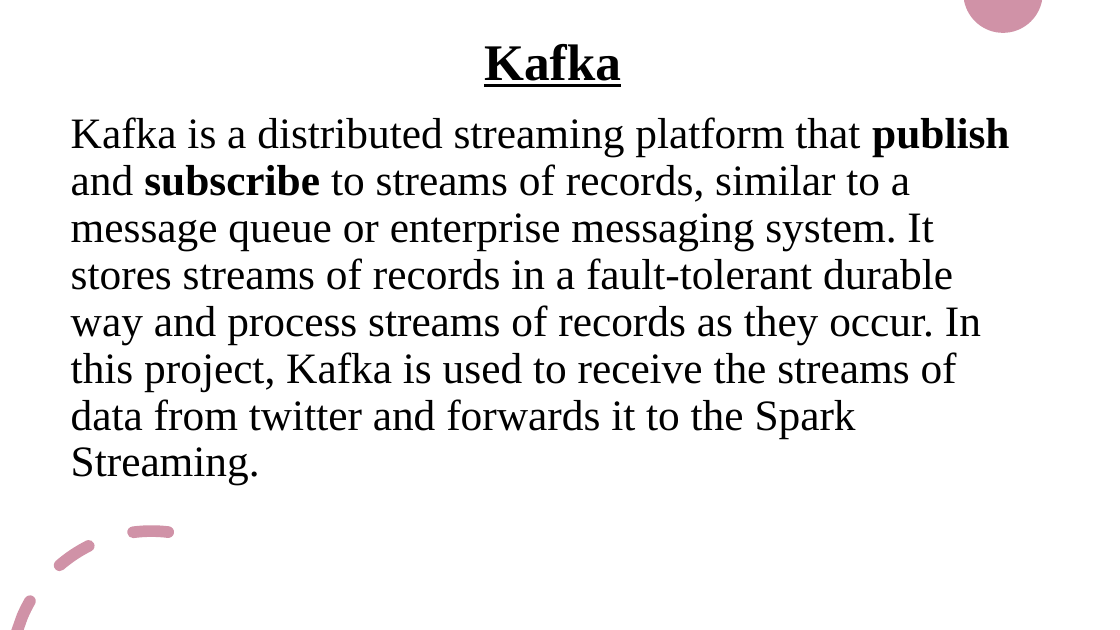
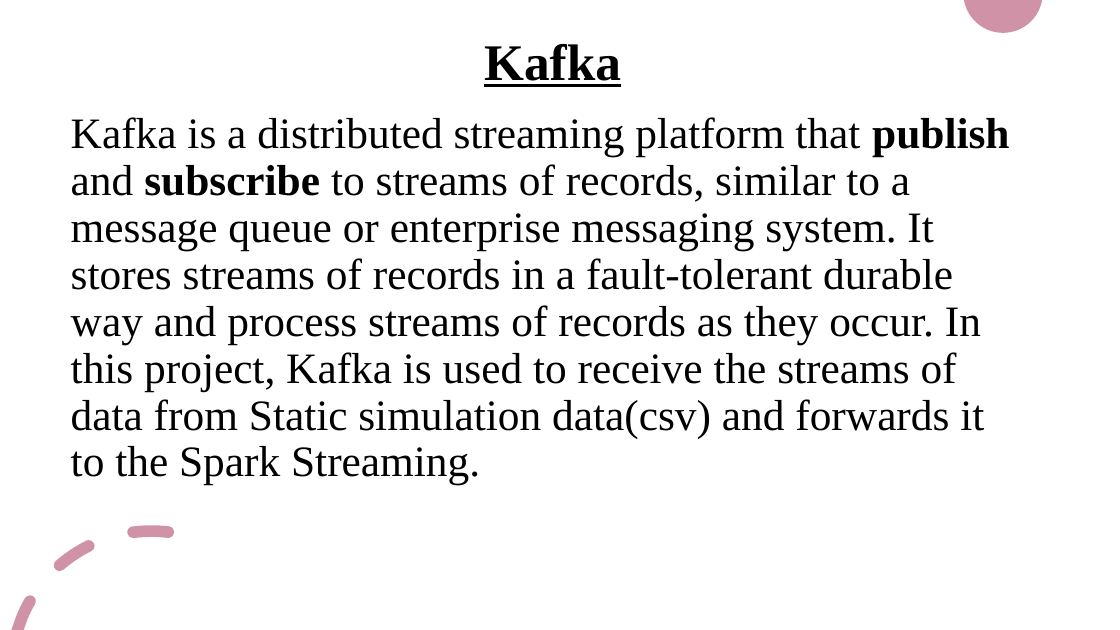
Before and after one commit to HenokKifleyesus/FinalProjectBigDataTechnology, a slide deck: slide 5 of BIG DATA TECHNOLOGY.pptx. Drawn at 1120x630 pixels with LibreOffice and Linux fonts; fonts in the diff are those of the drawing. Boxes give left, top, right and bottom in pixels: in the first picture for what was removed or moved away, otherwise in the second. Text is boxed around its words. In the diff, an @@ line names an element or a change of style, - is before the commit and + after.

```diff
--- a/BIG DATA TECHNOLOGY.pptx
+++ b/BIG DATA TECHNOLOGY.pptx
@@ text at (71,117,1009,485): text changed @@
-Kafka is a distributed streaming platform that publish and subscribe to streams of records, similar to a message queue or enterprise messaging system. It stores streams of records in a fault-tolerant durable way and process streams of records as they occur. In this project, Kafka is used to receive the streams of data from twitter and forwards it to the Spark Streaming.
+Kafka is a distributed streaming platform that publish and subscribe to streams of records, similar to a message queue or enterprise messaging system. It stores streams of records in a fault-tolerant durable way and process streams of records as they occur. In this project, Kafka is used to receive the streams of data from Static simulation data(csv) and forwards it to the Spark Streaming.
```
Also in this commit, not shown: 3 other slides changed, 1 other file.
